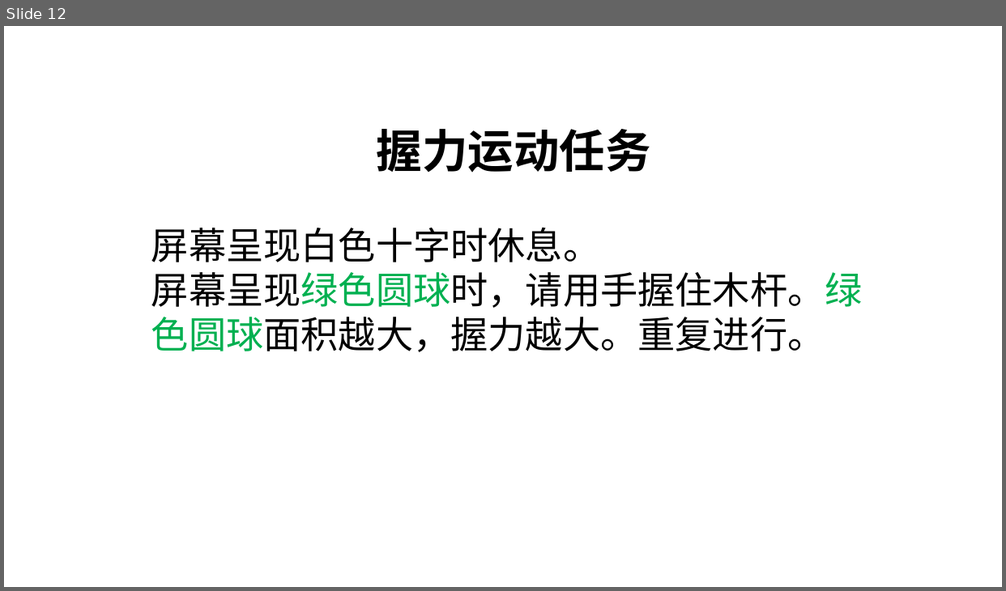
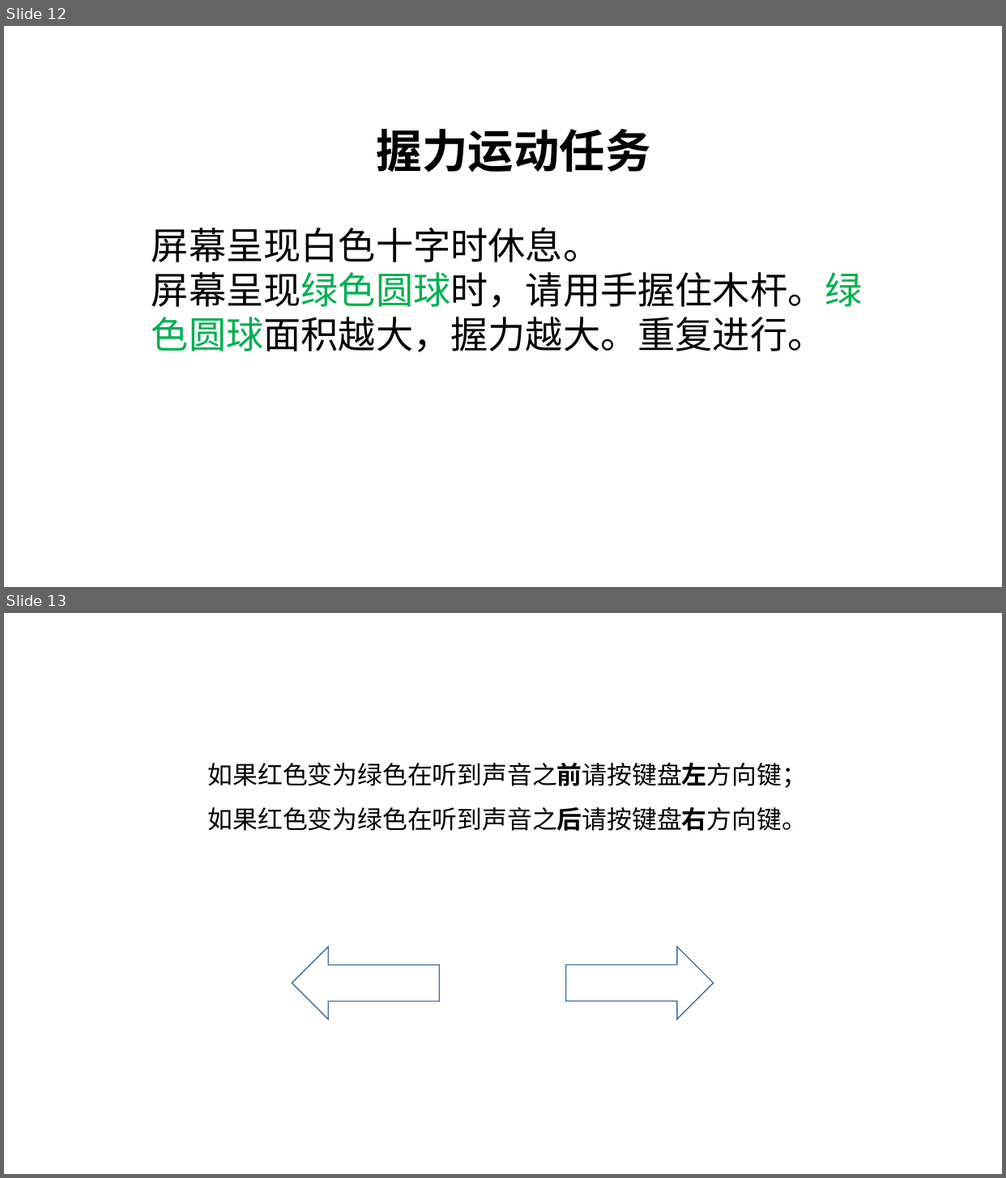
Before and after one commit to brainwatcher/grip4.0, a slide deck: preparation/grip_backup.pptx. Shown one above the other, each under a label of ours: slide 12 before the commit, slides 12 and 13 after it. The pictures are 1006x591 and 1006x1178 pixels, drawn with LibreOffice and Linux fonts; fonts in the diff are those of the drawing. Boxes give left, top, right and bottom in pixels: in the first picture for what was removed or moved away, otherwise in the second. Text is boxed around its words. In the diff, an @@ line names an element or a change of style, - is before the commit and + after.

```diff
--- a/preparation/grip_backup.pptx
+++ b/preparation/grip_backup.pptx
@@ slide 13 added at [4, 613, 1002, 1174], background #FFFFFF @@
@@ text added at [208, 763, 807, 831], 24 pt, text #000000 @@
+如果红色变为绿色在听到声音之前请按键盘左方向键；
+如果红色变为绿色在听到声音之后请按键盘右方向键。
@@ right arrow added at [292, 947, 440, 1020], outline #43739E 1 pt @@
@@ right arrow added at [566, 947, 714, 1020], outline #43739E 1 pt @@
```
Also in this commit, not shown: 5 other slides added, 23 other files.
